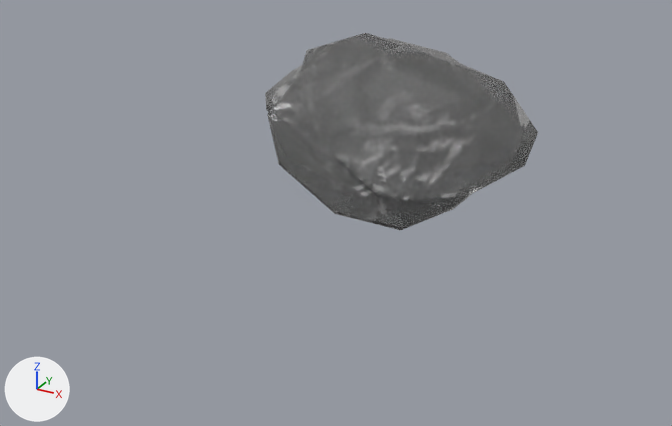
What one commit did to the glTF model client/public/models/gemmes.glb.
Camera for both pictures: a camera (50 mm lens) standing at (0.427, -0.865, 0.396) and looking at (-0.048, -0.001, -0.037). Arrows for +X, +Y and +Z are at lower left; the lights stay in place. Where no turn or scale is listed for an object, it has been applied to the vertices.

Names of what the first picture shows: 'gemmeCarre', 'gemmeRonde', 'gemmeTriangle'.
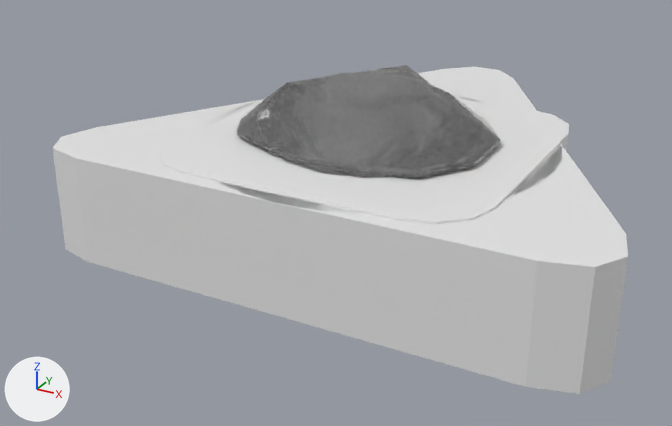
Commit message: placement baseGemme

Changed parts and their boxes [x1, y1, x2, y2] in the pictures (672 x 426 px):
```json
{"object": "baseTriangle", "change": "added", "after": [53, 67, 628, 394]}
{"object": "gemmeTriangle", "change": "moved, turned", "before": [300, 33, 538, 201], "after": [237, 65, 460, 171]}
{"object": "gemmeCarre", "change": "moved, turned", "before": [267, 38, 473, 230], "after": [256, 72, 501, 179]}
{"object": "baseCarre", "change": "added", "after": [159, 98, 569, 224]}
{"object": "gemmeRonde", "change": "moved", "before": [265, 59, 416, 112], "after": [279, 140, 392, 178]}
{"object": "baseRonde", "change": "added", "after": [203, 96, 562, 214]}
```

The change, as JSON lines over the scene's bpy script:
```json
{"op": "add", "block": "me_cylinder_001", "code": ["me_cylinder_001 = bpy.data.meshes.new('Cylinder.001')", "me_cylinder_001.from_pydata(...)  # 55 vertices, 106 faces; spans x -0.308..0.308, y -0.2..0.345, z -0.06..0.06"]}
{"op": "add", "block": "me_cylinder", "code": ["me_cylinder = bpy.data.meshes.new('Cylinder')", "me_cylinder.from_pydata(...)  # 273 vertices, 542 faces; spans x -1.0..1.0, y -1.0..1.0, z -1.0..1.0"]}
{"op": "add", "block": "me_cube", "code": ["me_cube = bpy.data.meshes.new('Cube')", "me_cube.from_pydata(...)  # 83 vertices, 162 faces; spans x -0.183..0.183, y -0.183..0.183, z -0.062..0.062"]}
{"op": "set", "path": "ob_gemmeronde.location", "old": "(0.0, 0.0, 0.0)", "new": "(0.0, 0.0, -0.0428)"}
{"op": "set", "path": "ob_gemmetriangle.location", "old": "(0.0, 0.0, 0.0)", "new": "(0.0, 0.0, -0.04)"}
{"op": "set", "path": "ob_gemmetriangle.rotation_euler", "old": "(1.209, 0.0175, -1.798)", "new": "(1.571, 0.0, 1.012)", "note": "degrees (69, 1, -103) -> degrees (90, 0, 58)"}
{"op": "set", "path": "ob_gemmecarre.location", "old": "(0.0, 0.0, 0.0)", "new": "(0.0, 0.0, -0.0387)"}
{"op": "set", "path": "ob_gemmecarre.rotation_euler", "old": "(1.1, 0.244, -1.85)", "new": "(1.571, 0.0, 0.0)", "note": "degrees (63, 14, -106) -> degrees (90, 0, 0)"}
{"op": "add", "block": "ob_basetriangle", "code": ["ob_basetriangle = bpy.data.objects.new('baseTriangle', me_cylinder_001)", "ob_basetriangle.location = (0.0, 0.0, 0.0)"]}
{"op": "add", "block": "ob_baseronde", "code": ["ob_baseronde = bpy.data.objects.new('baseRonde', me_cylinder)", "ob_baseronde.location = (0.0, 0.0, 0.0)", "ob_baseronde.rotation_euler = (0.0, 0.0, 3.142)  # degrees (0, 0, 180)", "ob_baseronde.scale = (-0.2, -0.2, -0.06)"]}
{"op": "add", "block": "ob_basecarre", "code": ["ob_basecarre = bpy.data.objects.new('baseCarre', me_cube)", "ob_basecarre.location = (-0.003, 0.0008, 0.0)"]}
```
